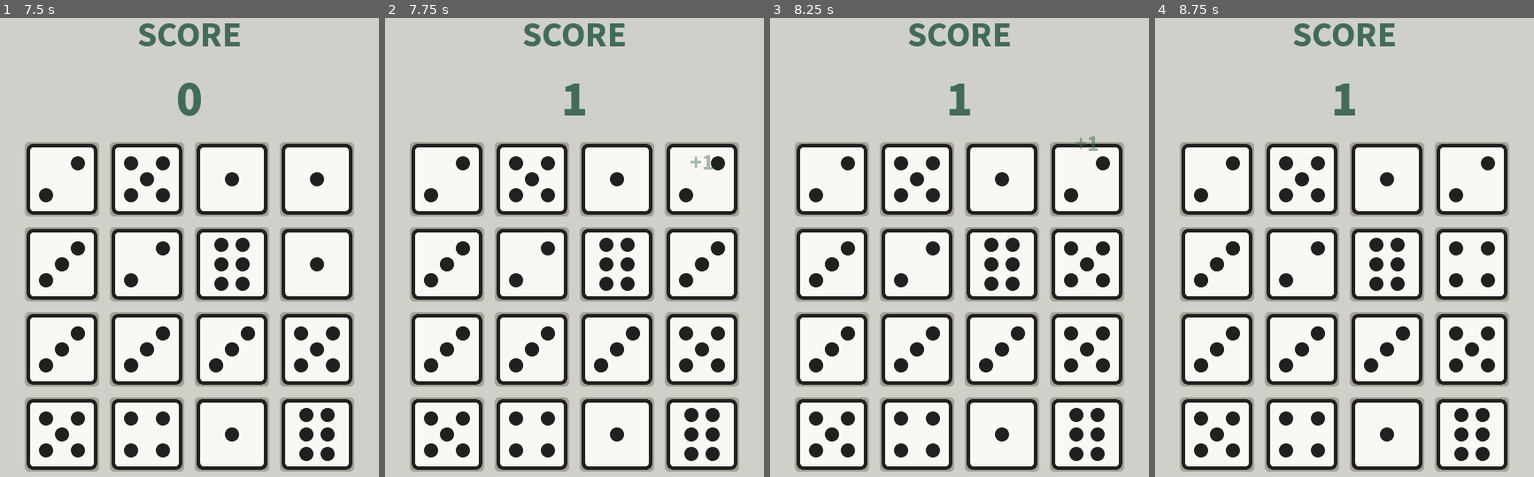
Above: before the commit, frames 1-4 (left to right).
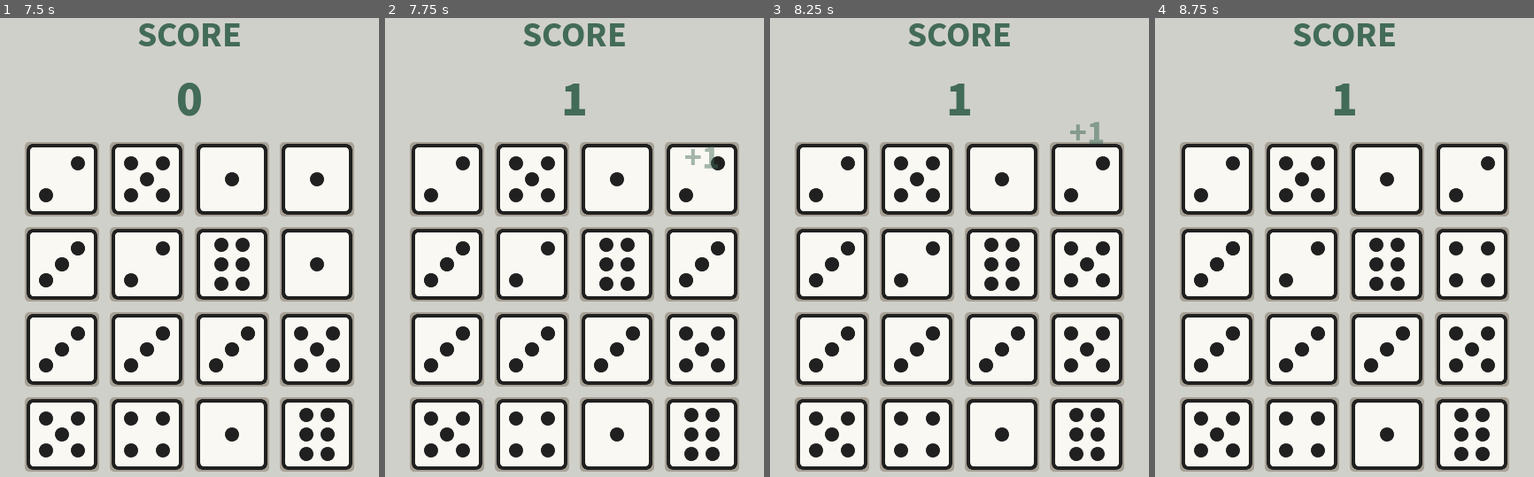
Above: after the commit, the same moments.

Repository: basovam/dicestacker
Game: Godot game, scene res://node_2d.tscn
Two runs of this game, one before a commit and one after it. Both use one fixed random seed, a clock stepped at 60 frames per second and the inputs below.
Inputs (mouse positions are in pixels of both pictures, inside the frame that each line leads up to):
- Up to frame 1 (7.5 s): click "Start Game" at 0.5 s; move the mouse to (284, 265) at 1.27 s; click (284, 265) at 1.42 s; tap Enter at 2, 3.5, 6.5 s; drag from (106, 320) to (60, 178) at 2.02 s; tap Space at 2.75, 5 s; move the mouse to (231, 169) at 2.77 s; click (231, 169) at 2.92 s; drag from (166, 408) to (60, 178) at 3.52 s; move the mouse to (318, 376) at 4.27 s; click (318, 376) at 4.42 s; drag from (60, 206) to (231, 178) at 5.02 s; move the mouse to (212, 293) at 5.77 s; click (212, 293) at 5.92 s; drag from (125, 151) to (318, 178) at 6.52 s; move the mouse to (284, 265) at 7.27 s; click (284, 265) at 7.42 s
- Up to frame 2 (7.75 s): no input
- Up to frame 3 (8.25 s): drag from (876, 320) to (1001, 178) at 8.02 s
- Up to frame 4 (8.75 s): no input

Frame 1 is identical in both runs. In frame 2, 0.2% of the frame differs, in the area x 79-88%, y 27-34%; in frame 3, 0.2%, in the area x 79-88%, y 22-29%; in frame 4, nothing differs.

Commit message:
Updated screan settings

Diff:
--- a/node_2d.gd
+++ b/node_2d.gd
@@ -1,4 +1,4 @@
-extends Node2D
+extends Control
 
 var dragged_die
 var dragged_die_position
@@ -7,10 +7,12 @@
 var position_dif
 var closest_die
 var score
-var size
+var field_size
 var row_size
 
 #TODO action lock while dice animated
+#TODO fix bug: trigger stacking without moving if match to the right
+#TODO finish animation before end-game screen
 #TODO tutorial (gif with dragging process?)
 #TODO code cleanup
 #TODO "lifes" and achivement. Skins?
@@ -18,9 +20,9 @@
 #Idea: show possible moves while dragging die
 
 func end_game_check() -> bool:
-	for i in range(size):
+	for i in range(field_size):
 		for j in [i-row_size, i-1, i+1, i+row_size]:
-			if j >= 0 and j < size:
+			if j >= 0 and j < field_size:
 				if abs(j - i) == row_size or (abs(j - i) == 1 and (i)/row_size == (j)/row_size):
 					#print(str(i) + ' - ' + str(j))
 					var i_value
@@ -48,17 +50,17 @@
 	score = 0
 	get_node("score").text = str(score)
 	while end_game_check():
-		for i in range(size):
+		for i in range(field_size):
 			for c in get_node("GridContainer").get_node("Panel" + str(i+1)).get_children():
 				if c.name.begins_with("Sprite2D"):
 					c.set_value(randi_range(1,6))
 					c.get_node("AnimationPlayer").play("roll")
 
 func _on_ready() -> void:
-	size = get_node("GridContainer").columns * get_node("GridContainer").columns
+	field_size = get_node("GridContainer").columns * get_node("GridContainer").columns
 	row_size = get_node("GridContainer").columns
 	var rnd = RandomNumberGenerator.new()
-	for i in range(size):
+	for i in range(field_size):
 		get_die(i+1)
 	new_game()
 
--- a/node_2d.tscn
+++ b/node_2d.tscn
@@ -37,7 +37,19 @@
 corner_radius_bottom_right = 10
 corner_radius_bottom_left = 10
 
-[node name="Node2D" type="Node2D"]
+[node name="Node2D" type="Control"]
+layout_mode = 3
+anchors_preset = 8
+anchor_left = 0.5
+anchor_top = 0.5
+anchor_right = 0.5
+anchor_bottom = 0.5
+offset_left = -240.0
+offset_top = -320.0
+offset_right = -240.0
+offset_bottom = -320.0
+grow_horizontal = 2
+grow_vertical = 2
 script = ExtResource("1_epypp")
 
 [node name="score_label" type="Label" parent="."]
--- a/project.godot
+++ b/project.godot
@@ -21,6 +21,7 @@
 window/size/viewport_width=480
 window/size/viewport_height=640
 window/stretch/mode="canvas_items"
+window/stretch/aspect="expand"
 window/handheld/orientation=1
 
 [rendering]
--- a/sprite_2d.tscn
+++ b/sprite_2d.tscn
@@ -77,7 +77,7 @@
 "times": PackedFloat32Array(0, 0.5),
 "transitions": PackedFloat32Array(1, 1),
 "update": 0,
-"values": [Vector2(-35, -50), Vector2(-35, -150)]
+"values": [Vector2(-55, -70), Vector2(-55, -200)]
 }
 tracks/1/type = "value"
 tracks/1/imported = false
@@ -119,11 +119,11 @@
 [node name="value" type="Label" parent="."]
 offset_left = -35.0
 offset_top = -50.0
-offset_right = 35.0
-offset_bottom = 50.0
+offset_right = 75.0
+offset_bottom = 90.0
 theme_override_colors/font_color = Color(0.258824, 0.419608, 0.345098, 0)
 theme_override_fonts/font = ExtResource("3_lt4yx")
-theme_override_font_sizes/font_size = 64
+theme_override_font_sizes/font_size = 96
 text = "+1"
 horizontal_alignment = 1
 vertical_alignment = 1
Not shown, changed: index.html
Not shown, changed: index.pck
